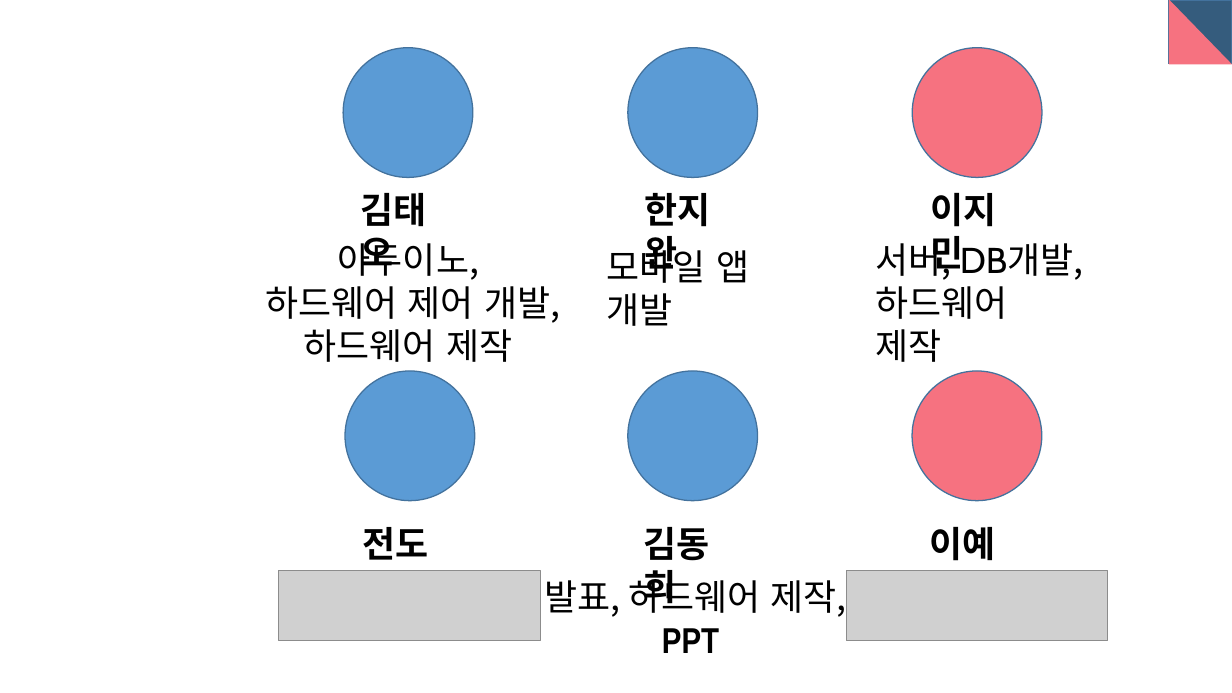
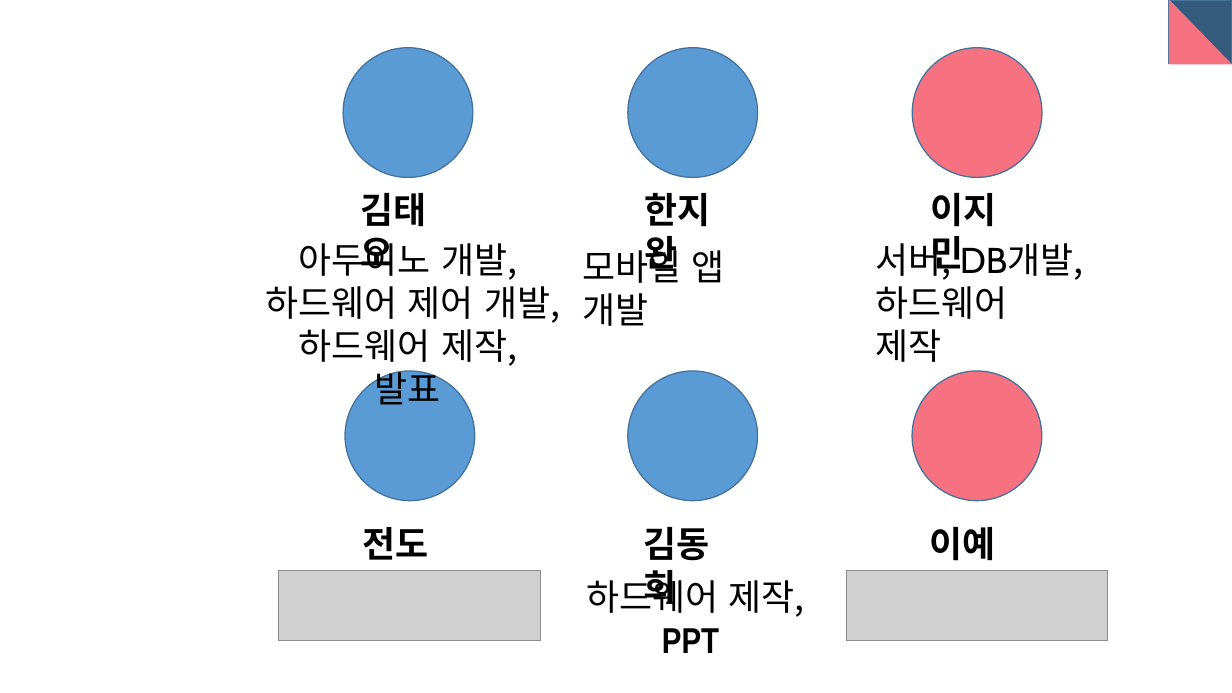
Before and after one commit to dgsw-2019-hackathon/J_B_H_AirConditioner, a slide deck: slide 4 of pptFile/ppt.pptx. Drawn at 1232x693 pixels with LibreOffice and Linux fonts; fonts in the diff are those of the drawing; grey boxes stand for pictures. Boxes give left, top, right and bottom in pixels: in the first picture for what was removed or moved away, otherwise in the second. Text is boxed around its words. In the diff, an @@ line names an element or a change of style, - is before the commit and + after.

```diff
--- a/pptFile/ppt.pptx
+++ b/pptFile/ppt.pptx
@@ text at bbox=[299, 237, 517, 280]: text changed @@
-아두이노,
+아두이노 개발,
@@ text "모바일 앱 개발": place and size @@
-text "모바일 앱 개발" at bbox=[607, 244, 706, 326]
+text "모바일 앱 개발" at bbox=[582, 244, 681, 326]
@@ text at bbox=[299, 329, 517, 366]: text changed @@
-하드웨어 제작
+하드웨어 제작, 발표
@@ text "하드웨어 제작,": place and size @@
-text "하드웨어 제작," at bbox=[545, 574, 847, 653]
+text "하드웨어 제작," at bbox=[587, 574, 719, 653]
@@ text at bbox=[587, 574, 719, 613]: text changed @@
-발표, 하드웨어 제작,
+하드웨어 제작,
```
Also in this commit, not shown: 3 other slides changed, 6 slides added, 10 slides removed.
